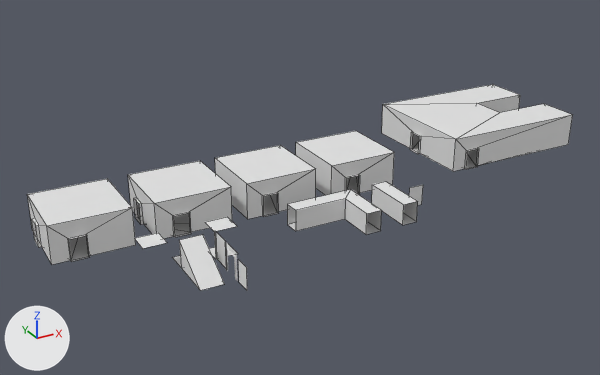
The FBX model Assets/Game/meshes/prototype.fbx, before and after one commit.
Before and after are seen from a 50 mm camera at (-31.8, -64.7, 32.5) aimed at (3.3, -0.8, 0.6). Every picture has the same lights, and +X, +Y and +Z are marked at lower left. Mesh edges are drawn as thin lines on the coarser meshes. Where no turn or scale is listed for an object, it has been applied to the vertices.
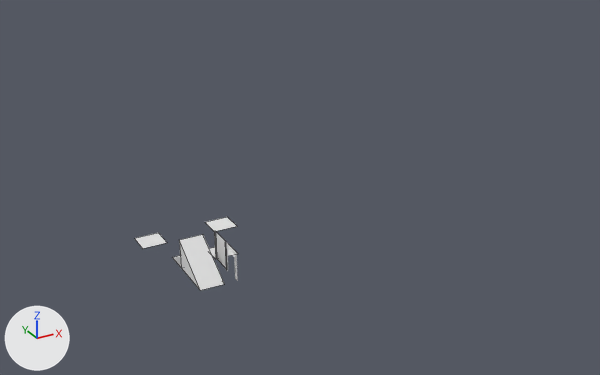
The newer file is also turned or shifted as a whole; pictures and numbers use the older file's frame.

What differs and where, as boxes (x1, y1, x2, y2) in the pictures (600 x 375 px):
'Cube.007', deleted
    before: (382, 84, 572, 171)
'Cube.005', deleted
    before: (27, 179, 136, 265)
'Cube.004', deleted
    before: (128, 161, 232, 239)
'Cube', deleted
    before: (215, 145, 316, 219)
'Cube.001', deleted
    before: (296, 131, 394, 195)
'Cube.003', deleted
    before: (287, 190, 382, 235)
'Cube.002', deleted
    before: (372, 182, 418, 225)
'Plane.003', deleted
    before: (238, 259, 247, 290)
'Cube.006', deleted
    before: (409, 185, 423, 205)

Patch to the scene script:
```diff
--- a/Assets/Game/meshes/prototype.fbx.py
+++ b/Assets/Game/meshes/prototype.fbx.py
@@ ob_cube @@
-ob_cube = bpy.data.objects.new('Cube', me_cube)
-ob_cube.location = (0.0, 0.0, 0.0)
@@ ob_cube_002 @@
-ob_cube_002 = bpy.data.objects.new('Cube.002', me_cube_003)
-ob_cube_002.location = (8.72, -8.69, 0.0)
@@ ob_cube_005 @@
-ob_cube_005 = bpy.data.objects.new('Cube.005', me_cube_006)
-ob_cube_005.location = (-17.4, 0.0, 0.0)
@@ ob_cube_006 @@
-ob_cube_006 = bpy.data.objects.new('Cube.006', me_cube_007)
-ob_cube_006.location = (11.32, -8.69, 0.0)
@@ ob_cube_004 @@
-ob_cube_004 = bpy.data.objects.new('Cube.004', me_cube_005)
-ob_cube_004.location = (-8.5, 0.0, 0.0)
@@ ob_cube_003 @@
-ob_cube_003 = bpy.data.objects.new('Cube.003', me_cube_004)
-ob_cube_003.location = (4.89, -8.69, 0.0)
@@ ob_cube_001 @@
-ob_cube_001 = bpy.data.objects.new('Cube.001', me_cube_002)
-ob_cube_001.location = (8.72, 0.0, 0.0)
@@ ob_cube_007 @@
-ob_cube_007 = bpy.data.objects.new('Cube.007', me_cube_008)
-ob_cube_007.location = (23.14, 0.0, 0.0)
@@ ob_plane_003 @@
-ob_plane_003 = bpy.data.objects.new('Plane.003', me_plane_003)
-ob_plane_003.location = (-8.0, -14.0, 0.0)
```
